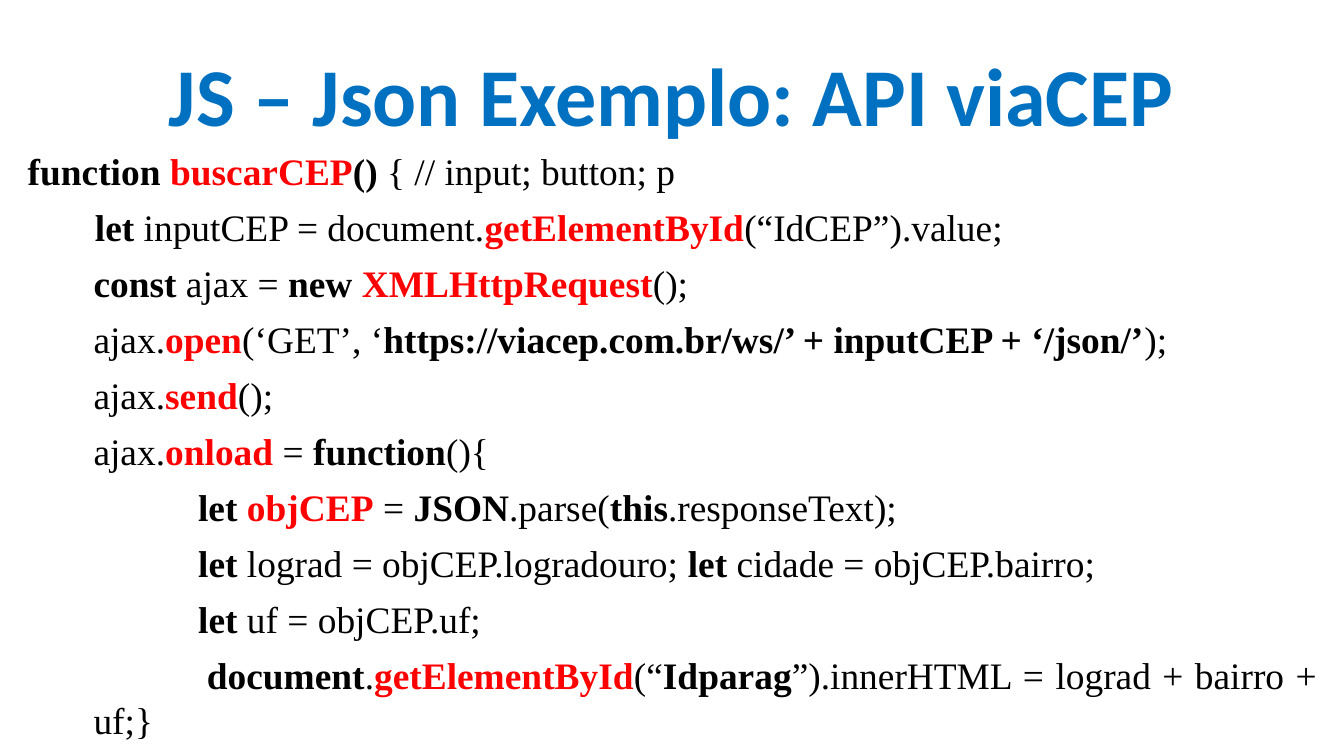
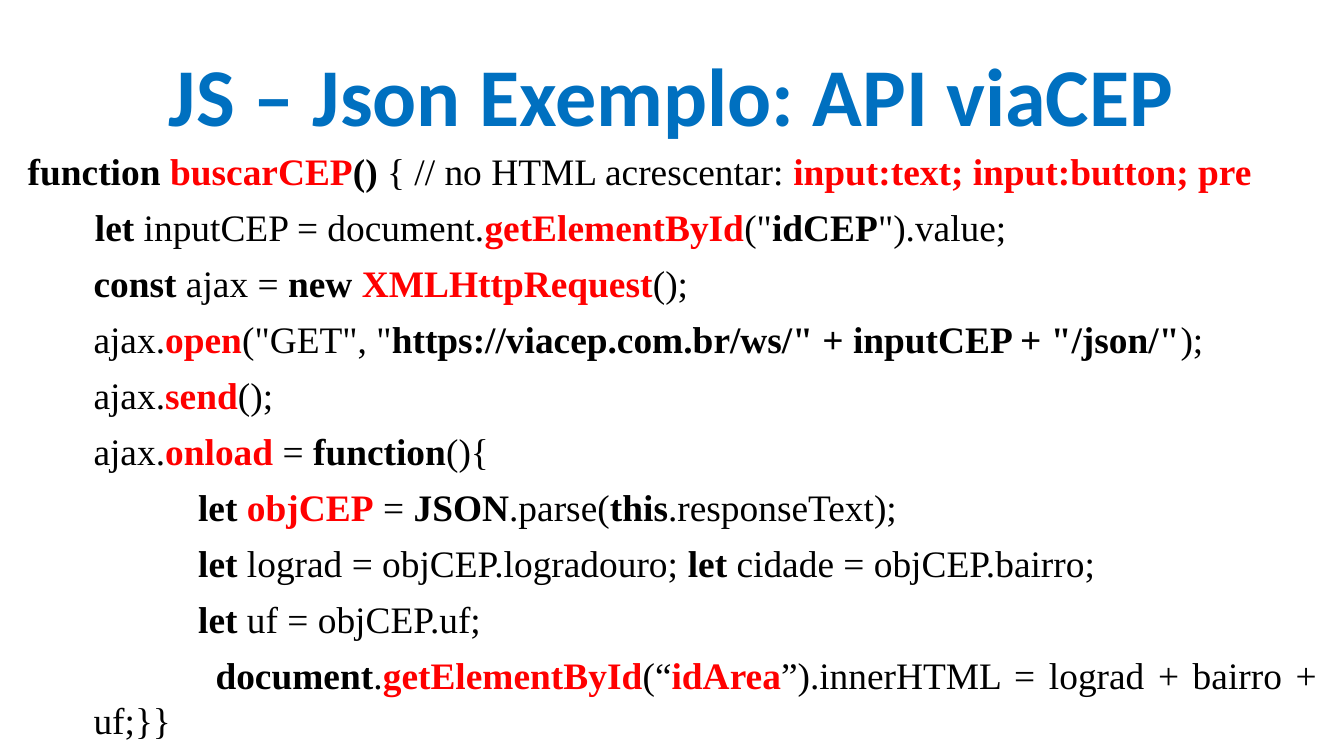
Before and after one commit to CloudEducationBrazil/WydenDesenvolvimentoWebPHP, a slide deck: slide 33 of 01 Classes/Aula 10 Desenvolvimento Web PHP - JS.pptx. Drawn at 1344x756 pixels with LibreOffice and Linux fonts; fonts in the diff are those of the drawing; background and template pictures are left out. Boxes give left, top, right and bottom in pixels: in the first picture for what was removed or moved away, otherwise in the second. Text is boxed around its words. In the diff, an @@ line names an element or a change of style, - is before the commit and + after.

```diff
--- a/01 Classes/Aula 10 Desenvolvimento Web PHP - JS.pptx
+++ b/01 Classes/Aula 10 Desenvolvimento Web PHP - JS.pptx
@@ text at (28,158,1251,248): text changed; bold on @@
-function buscarCEP() { // input; button; p
-let inputCEP = document.getElementById(“IdCEP”).value;
+function buscarCEP() { // no HTML acrescentar: input:text; input:button; pre
+let inputCEP = document.getElementById("idCEP").value;
@@ text at (94,327,1203,360): text changed @@
-  ajax.open(‘GET’, ‘https://viacep.com.br/ws/’ + inputCEP + ‘/json/’);
+  ajax.open("GET", "https://viacep.com.br/ws/" + inputCEP + "/json/");
@@ text at (94,663,1282,740): text changed @@
-  document.getElementById(“Idparag”).innerHTML = lograd + bairro + uf;}
+  document.getElementById(“idArea”).innerHTML = lograd + bairro + uf;}}
```
Also in this commit, not shown: 2 other slides changed, 25 other files.
